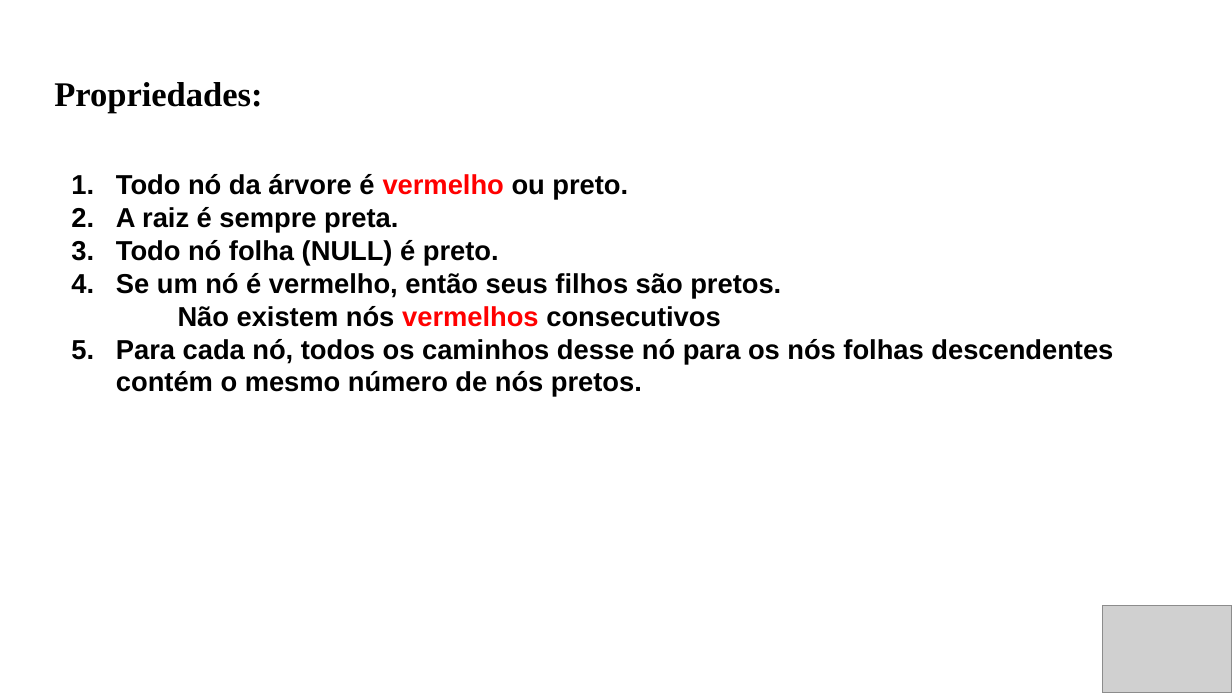
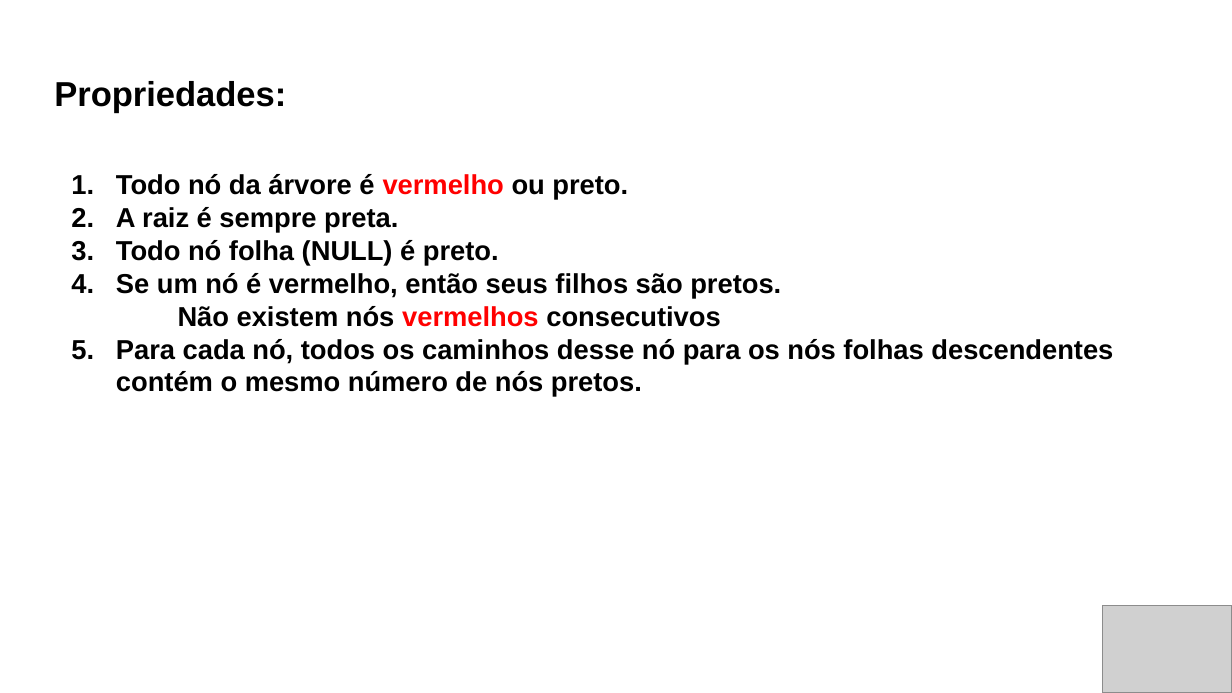
Before and after one commit to Gabrielgermanoo/Huffman, a slide deck: slide 16 of Red_Black/Árvore rubro-negra.pptx (slide 12 before the commit). Drawn at 1232x693 pixels with LibreOffice and Linux fonts; fonts in the diff are those of the drawing; grey boxes stand for pictures. Boxes give left, top, right and bottom in pixels: in the first picture for what was removed or moved away, otherwise in the second. Text is boxed around its words. In the diff, an @@ line names an element or a change of style, - is before the commit and + after.

```diff
--- a/Red_Black/Árvore rubro-negra.pptx
+++ b/Red_Black/Árvore rubro-negra.pptx
@@ title "Propriedades:" at [54,81,286,114]: font Times New Roman to Arial @@
```
Also in this commit, not shown: 5 other slides changed, 9 slides added.
